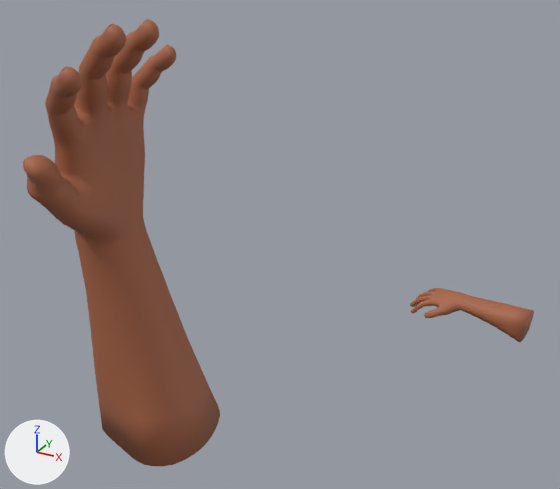
An edit to the FBX model 3D建模/抬下巴R.fbx, drawn before and after from the same camera.
One viewpoint serves both versions: a 50 mm lens placed at (1.82, -0.91, 1.9), pointed at (0.6, 1.32, 0.79). Every picture has the same lights, and +X, +Y and +Z are marked at lower left. The older version comes first. Where no turn or scale is listed for an object, it has been applied to the vertices.

Objects in the first picture: 'Male.001', 'Male.003'.
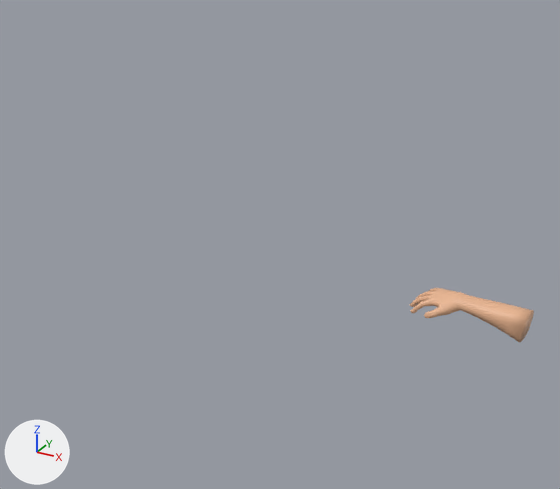
Pixel boxes (x1, y1, x2, y2) of what changed, in the pictures (560 x 489 px):
'Male.001', deleted (brown)
    before: (23, 19, 220, 466)
'Male.003', recoloured (brown to beige)
    both: (410, 288, 534, 342)

What changed in the scene script:
```text
Add mat_皮膚:
    mat_皮膚 = principled_material('皮膚')
    mat_皮膚.base_color = (0.8, 0.453, 0.274)  # beige #e7b38f
Change me_plane_003:
    where me_plane_003.from_pydata(...)  # 3929 vertices, 3909 faces; spans x -0.526..0.405, y -0.309..0.226, z -0.58..0.284
    remove me_plane_003.materials.append(mat_skin_002)  # brown #a76546
    add me_plane_003.materials.append(mat_皮膚)  # beige #e7b38f
Remove ob_male_001:
    ob_male_001 = bpy.data.objects.new('Male.001', me_plane_004)
    ob_male_001.location = (0.027, 0.997, 0.669)
```
